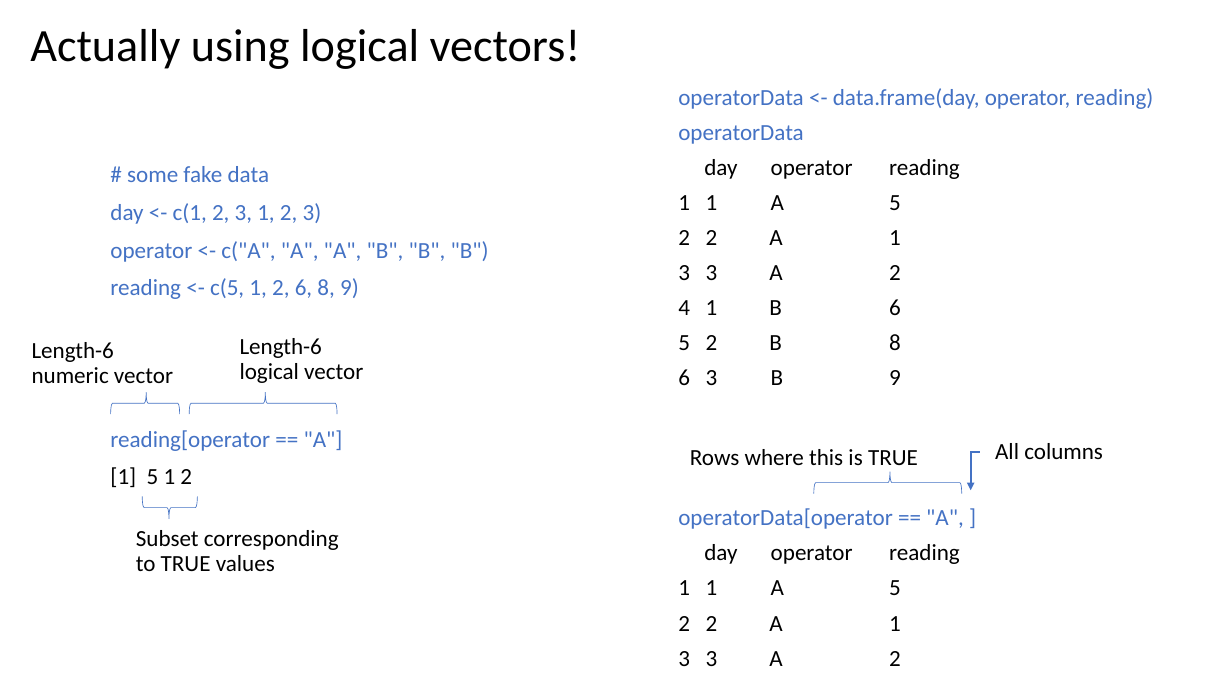
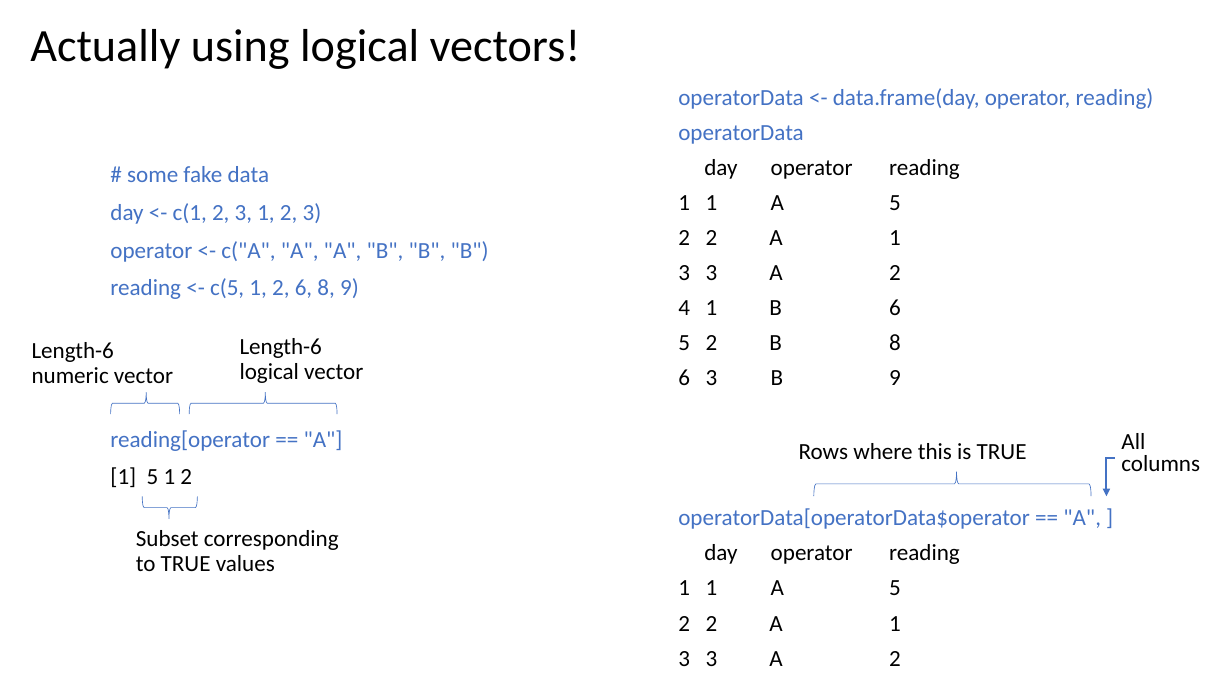
Before and after one commit to justinpriest/ADFG_R_Intro_Workshop, a slide deck: slide 17 of presentations/4 - Programming Basics 2 - Under the Hood.pptx (slide 16 before the commit). Drawn at 1232x693 pixels with LibreOffice and Linux fonts; fonts in the diff are those of the drawing. Boxes give left, top, right and bottom in pixels: in the first picture for what was removed or moved away, otherwise in the second. Text is boxed around its words. In the diff, an @@ line names an element or a change of style, - is before the commit and + after.

```diff
--- a/presentations/4 - Programming Basics 2 - Under the Hood.pptx
+++ b/presentations/4 - Programming Basics 2 - Under the Hood.pptx
@@ text "Rows where this is TRUE": place and size @@
-text "Rows where this is TRUE" at bbox=[690, 449, 918, 465]
+text "Rows where this is TRUE" at bbox=[799, 443, 1027, 459]
@@ text "All columns": place and size @@
-text "All columns" at bbox=[995, 443, 1103, 459]
+text "All columns" at bbox=[1121, 433, 1200, 471]
@@ text "All columns" at bbox=[1121, 433, 1200, 471]: line spacing 0.9 to 0.8 @@
@@ right brace: place and size @@
-right brace at bbox=[814, 471, 962, 494]
+right brace at bbox=[814, 472, 1091, 497]
@@ elbow arrow moved from (979, 453) - (971, 490) to (1115, 459) - (1106, 496) @@
@@ text at bbox=[678, 508, 1101, 529]: text changed @@
-operatorData[operator == "A", ]
+operatorData[operatorData$operator == "A", ]
```
Also in this commit, not shown: 16 other slides changed, 2 slides added, 1 slide removed, 4 other files.
